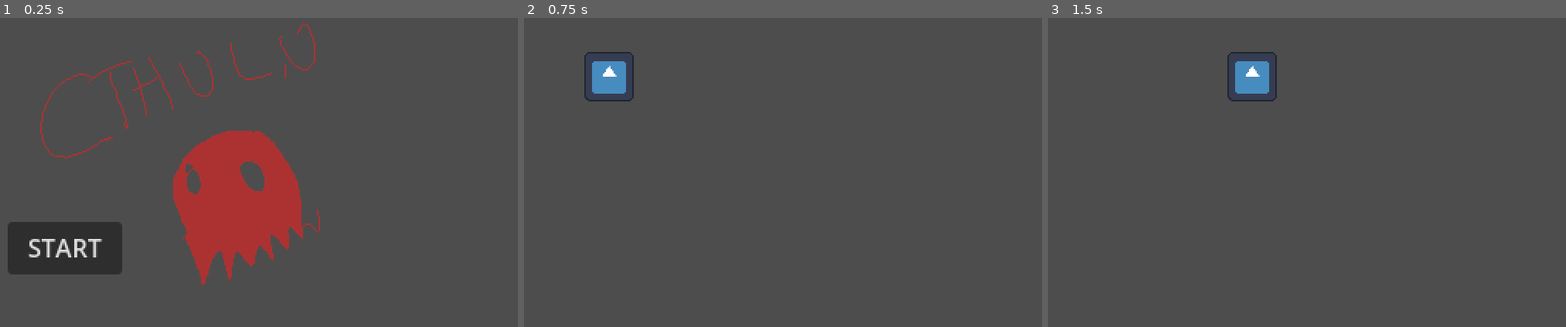
Above: before the commit, frames 1-3 (left to right).
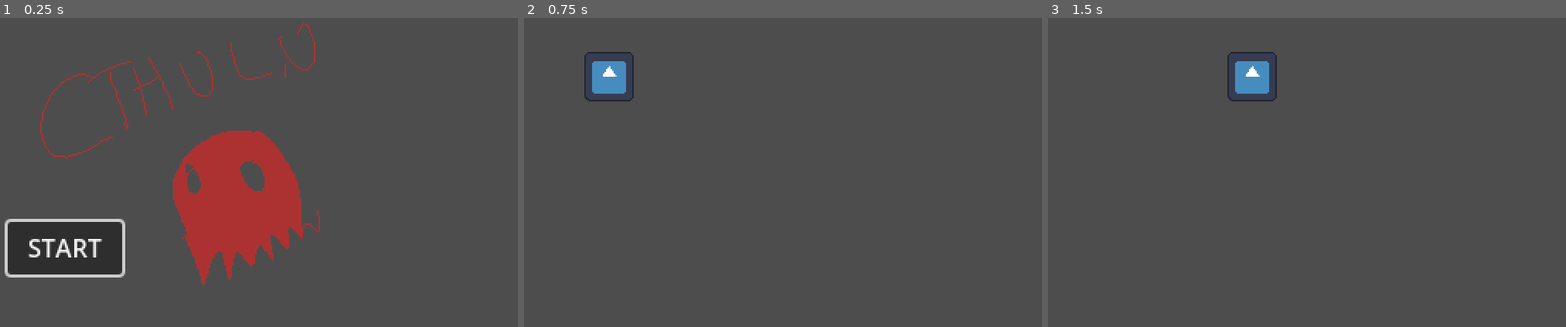
Above: after the commit, the same moments.

Repository: Allov/ld55
Game: Godot game, scene res://scenes/main.tscn
Two runs of this game, one before a commit and one after it. Both use one fixed random seed, a clock stepped at 60 frames per second and the inputs below. The engine's default icon, where the game draws it, is replaced by a stand-in: a white triangle on a blue panel in a dark square.
Inputs:
- Up to frame 1 (0.25 s): no input
- Up to frame 2 (0.75 s): click "START" at 0.5 s
- Up to frame 3 (1.5 s): tap Enter at 1.25 s; hold D (move_right) from 1.28 s (still down); tap Space (dash) at 1.35 s

The runs differ from the first frame. In frame 1, 0.7% of the frame differs, in the area x 0-25%, y 65-84%; in frame 2, nothing differs; in frame 3, nothing differs.

Commit message:
main button grab focus

Diff:
--- a/scripts/main.gd
+++ b/scripts/main.gd
@@ -4,6 +4,7 @@
 # Called when the node enters the scene tree for the first time.
 func _ready():
 	$Start.connect("pressed", _on_Start_pressed)
+	$Start.grab_focus()
 
 func _on_Start_pressed():
 	get_tree().change_scene_to_file("res://scenes/restaurant.tscn")
